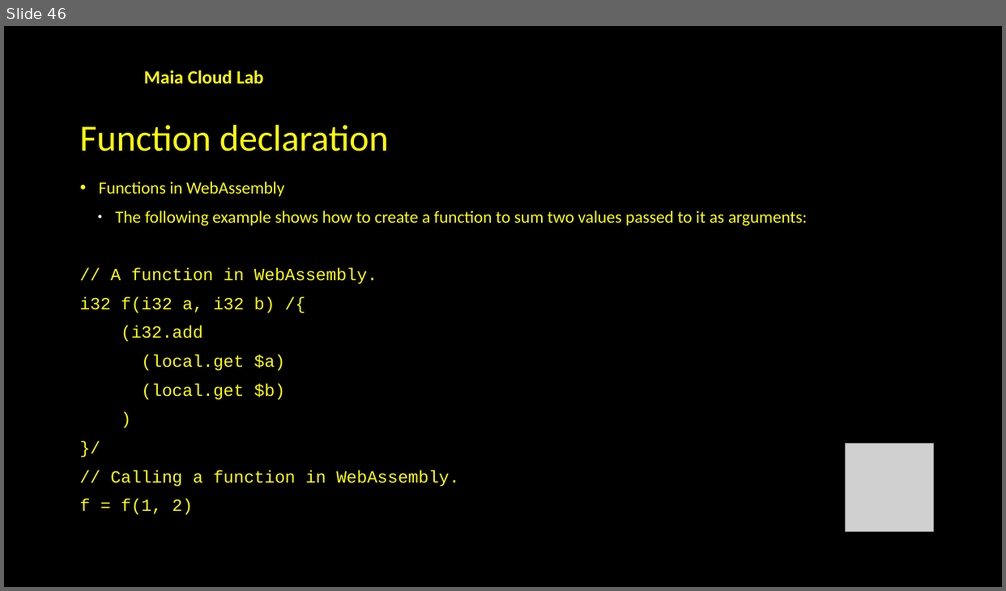
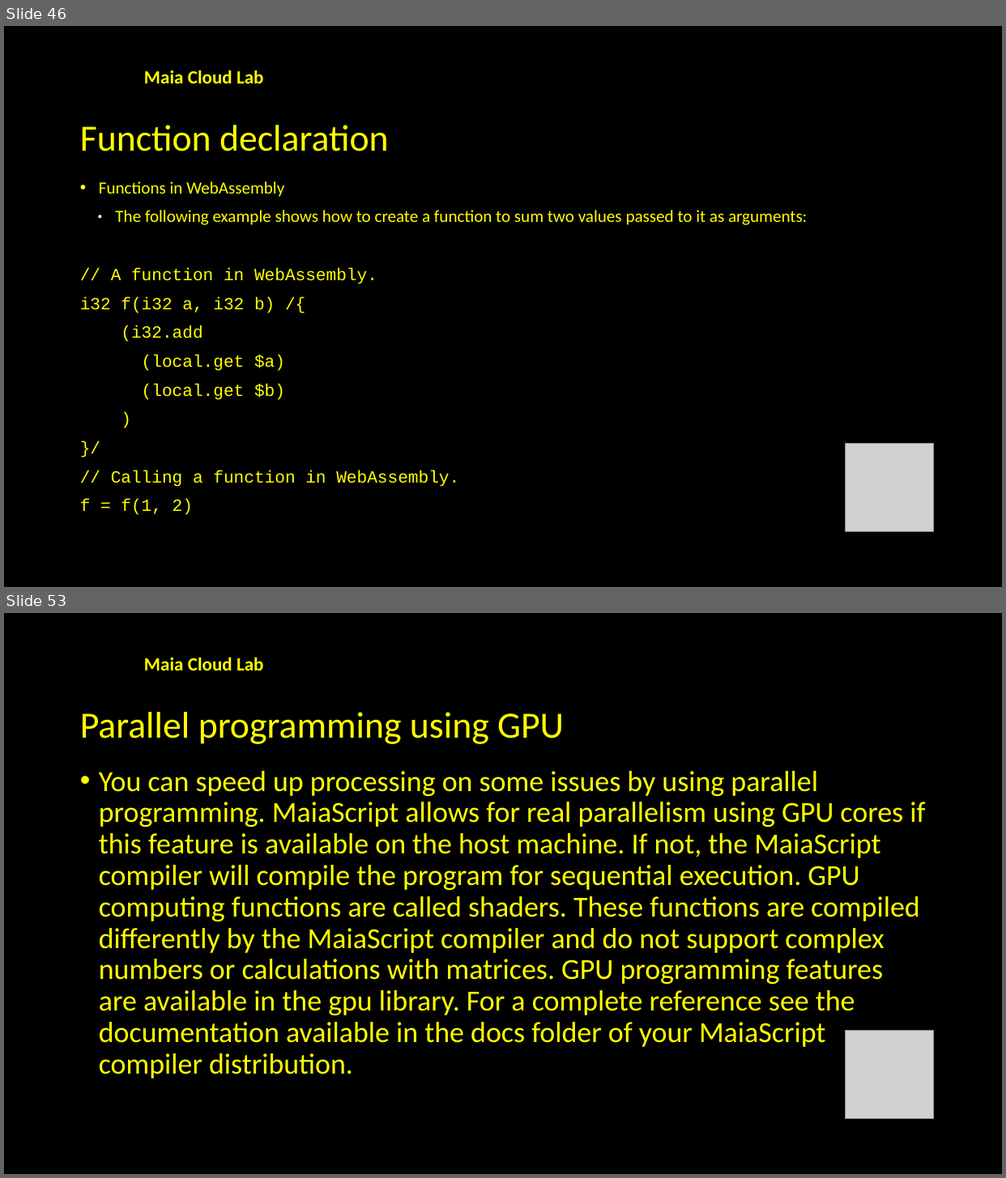
Before and after one commit to souzamonteiro/maiascript-compiler, a slide deck: slides/Introduction to MaiaScript.pptx. Shown one above the other, each under a label of ours: slide 46 before the commit, slides 46 and 53 after it; the slides between them are not shown. The pictures are 1006x591 and 1006x1178 pixels, drawn with LibreOffice and Linux fonts; fonts in the diff are those of the drawing; grey boxes stand for pictures; background and template pictures are left out. Boxes give left, top, right and bottom in pixels: in the first picture for what was removed or moved away, otherwise in the second. Text is boxed around its words. In the diff, an @@ line names an element or a change of style, - is before the commit and + after.

```diff
--- a/slides/Introduction to MaiaScript.pptx
+++ b/slides/Introduction to MaiaScript.pptx
@@ slide 53 added at [4,613,1002,1174], background #000000; not listed: 1 template element that a slide beside it also shows @@
@@ text added at [80,712,564,744], 35.6 pt, text #FFFF00 @@
+Parallel programming using GPU
@@ text added at [99,771,925,1079], 28 pt, text #FFFF00 @@
+• You can speed up processing on some issues by using parallel programming. MaiaScript allows for real parallelism using GPU cores if this feature is available on the host machine. If not, the MaiaScript compiler will compile the program for sequential execution. GPU computing functions are called shaders. These functions are compiled differently by the MaiaScript compiler and do not support complex numbers or calculations with matrices. GPU programming features are available in the gpu library. For a complete reference see the documentation available in the docs folder of your MaiaScript compiler distribution.
@@ picture added at [846,1030,934,1118] @@
```
Also in this commit, not shown: 3 slides changed, 8 other slides added, 29 slides removed, 1 other file.
